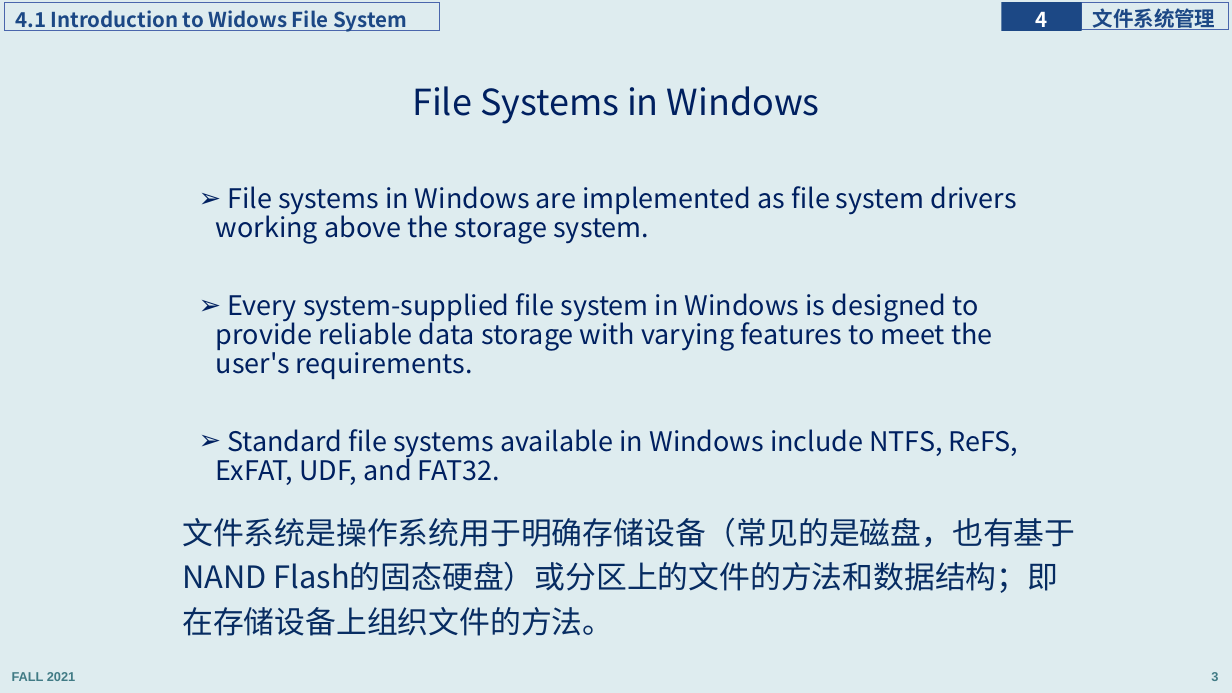
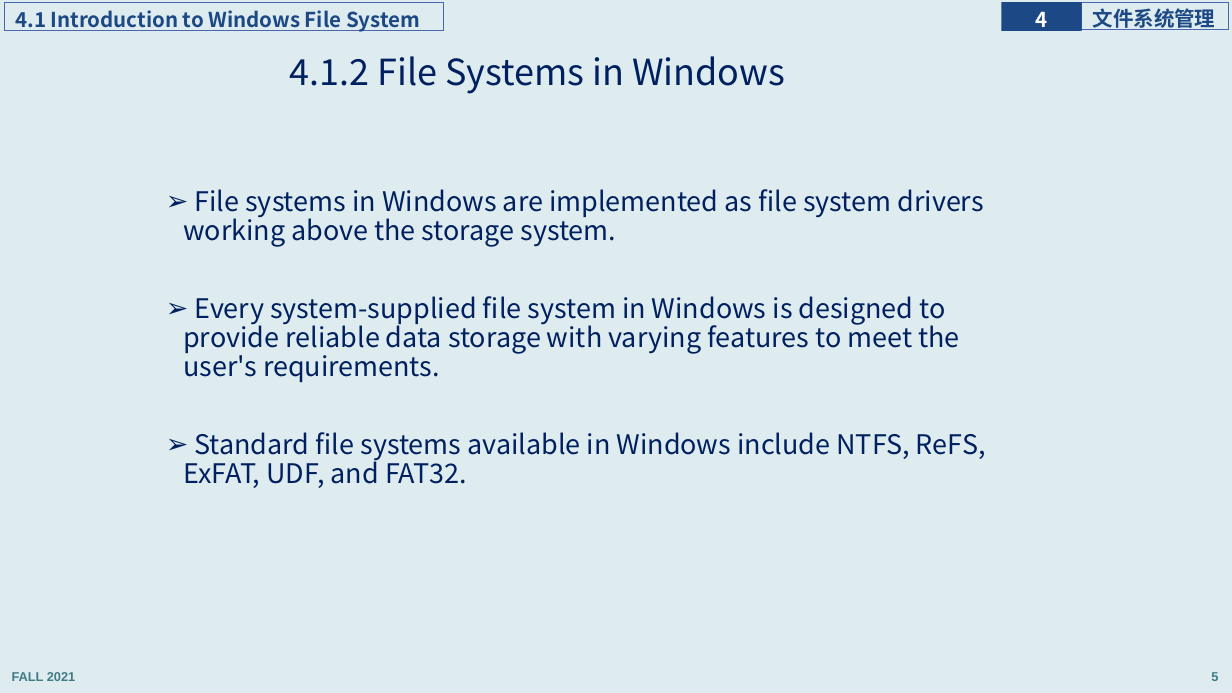
Before and after one commit to principleWindows/win-principle-2021, a slide deck: slide 5 of slides/instruction/principleWindows_4.pptx (slide 3 before the commit). Drawn at 1232x693 pixels with LibreOffice and Linux fonts; fonts in the diff are those of the drawing. Boxes give left, top, right and bottom in pixels: in the first picture for what was removed or moved away, otherwise in the second. Text is boxed around its words. In the diff, an @@ line names an element or a change of style, - is before the commit and + after.

```diff
--- a/slides/instruction/principleWindows_4.pptx
+++ b/slides/instruction/principleWindows_4.pptx
@@ rectangle "4.1 Introduction to Windows File ...": place and size @@
-rectangle "4.1 Introduction to Windows File ..." at [5, 3, 439, 30]
+rectangle "4.1 Introduction to Windows File ..." at [5, 3, 444, 30]
@@ text in rectangle at [15, 10, 420, 32]: text changed @@
-4.1 Introduction to Widows File System
+4.1 Introduction to Windows File System
@@ title at [290, 56, 785, 94]: text changed @@
-File Systems in Windows
+4.1.2 File Systems in Windows
@@ text "File systems in Windows are ...": place and size @@
-text "File systems in Windows are ..." at [216, 186, 1019, 485]
+text "File systems in Windows are ..." at [183, 189, 986, 488]
@@ text removed at [182, 518, 1075, 636] @@
-文件系统是操作系统用于明确存储设备（常见的是磁盘，也有基于NAND Flash的固态硬盘）或分区上的文件的方法和数据结构；即在存储设备上组织文件的方法。
@@ page number at [1211, 672, 1218, 681]: text changed @@
-3
+5
```
Also in this commit, not shown: 34 other slides changed, 8 slides added, 6 other files.
